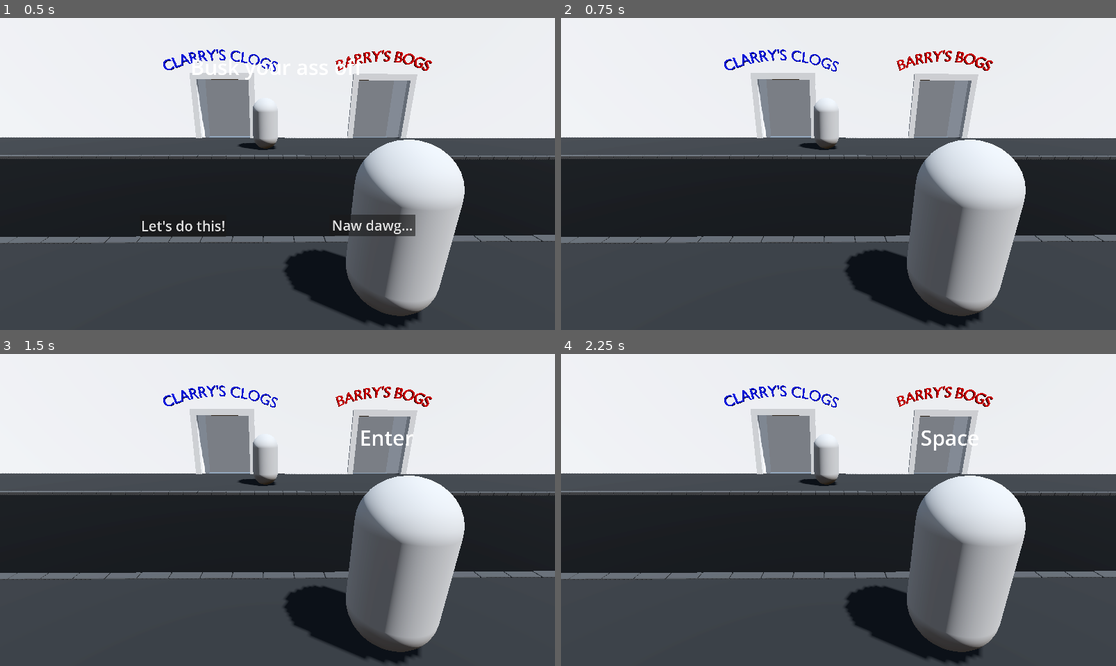
Above: before the commit, frames 1-4 (two rows, left to right).
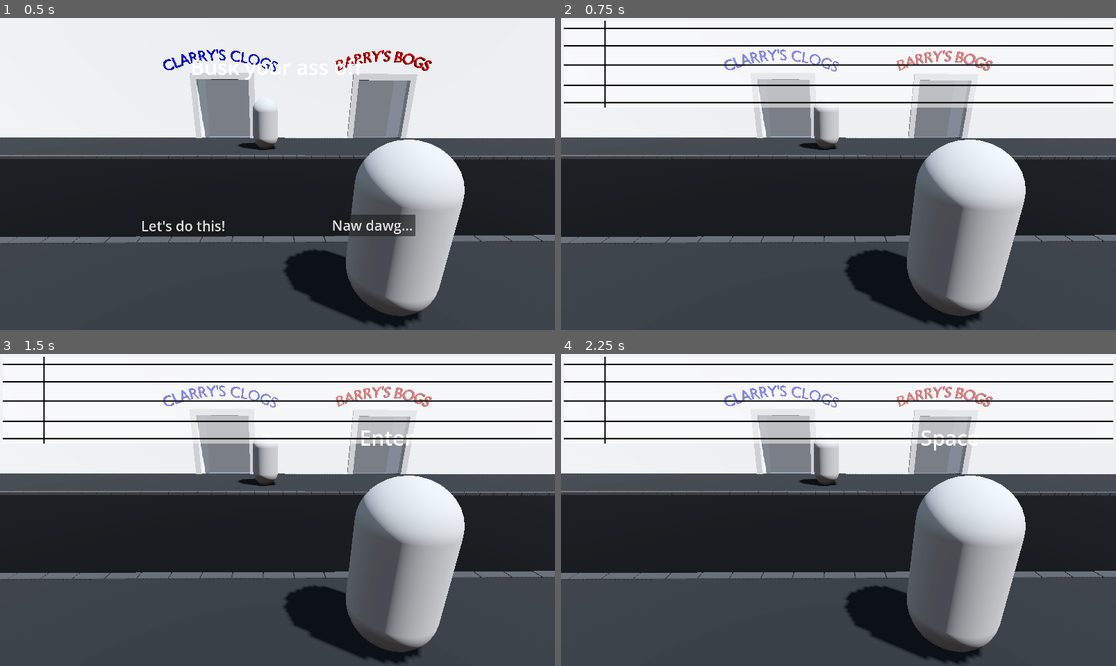
Above: after the commit, the same moments.

Repository: Monkeytonk115/ggj24-walking-sim
Game: Godot game, scene res://main.tscn
The game is run twice, just before and just after one commit, with the same random seed, the same clock (stepped at 60 frames per second) and the same inputs.
Inputs:
- Up to frame 1 (0.5 s): no input
- Up to frame 2 (0.75 s): click "Let's do this!" at 0.5 s
- Up to frame 3 (1.5 s): tap Enter at 1.25 s
- Up to frame 4 (2.25 s): tap Space at 2 s

Frame 1 is identical in both runs. In frame 2, 5.7% of the frame differs, in the area x 0-100%, y 0-29%; in frame 3, 5.6%; in frame 4, 5.6%.

Commit message:
started on moving notes

Diff:
--- /dev/null
+++ b/interface/button_indicator.tscn
@@ -0,0 +1,13 @@
+[gd_scene load_steps=2 format=3 uid="uid://b5t8vgtjabwk2"]
+
+[ext_resource type="Texture2D" uid="uid://cub3jqppe6nx2" path="res://textures/button_a.png" id="1_n3faq"]
+
+[node name="ButtonIndicator" type="TextureRect"]
+anchors_preset = 8
+anchor_left = 0.5
+anchor_top = 0.5
+anchor_right = 0.5
+anchor_bottom = 0.5
+grow_horizontal = 2
+grow_vertical = 2
+texture = ExtResource("1_n3faq")
--- /dev/null
+++ b/interface/notes_slider.gd
@@ -0,0 +1,40 @@
+extends Control
+
+
+const ButtonIndicator = preload("res://interface/button_indicator.tscn")
+
+@export var button_1 : Texture2D
+@export var button_2 : Texture2D
+@export var button_3 : Texture2D
+@export var button_4 : Texture2D
+
+@onready var _buttons = []
+
+func _ready():
+	pass
+
+
+func _process(delta):
+	# Move the buttons left
+	for b in $ButtonHolder.get_children():
+		b.position.x = b.position.x - (delta * 240)
+		if b.position.x < 0:
+			b.queue_free()
+
+
+func add_new_button(pos : int) -> void:
+	var new_button = ButtonIndicator.instantiate()
+	new_button.position.x = 1900
+	if pos == 1:
+		new_button.position.y = 50
+		new_button.texture = button_1
+	if pos == 2:
+		new_button.position.y = 120
+		new_button.texture = button_2
+	if pos == 3:
+		new_button.position.y = 190
+		new_button.texture = button_3
+	if pos == 4:
+		new_button.position.y = 250
+		new_button.texture = button_4
+	$ButtonHolder.add_child(new_button)
--- /dev/null
+++ b/interface/notes_slider.tscn
@@ -0,0 +1,43 @@
+[gd_scene load_steps=7 format=3 uid="uid://doycwkgn55wm6"]
+
+[ext_resource type="Script" path="res://interface/notes_slider.gd" id="1_p4quk"]
+[ext_resource type="Texture2D" uid="uid://wg8nkmhkiis3" path="res://textures/4stave.png" id="2_di3sk"]
+[ext_resource type="Texture2D" uid="uid://cub3jqppe6nx2" path="res://textures/button_a.png" id="2_k1bxg"]
+[ext_resource type="Texture2D" uid="uid://6r0pgaq4j1y1" path="res://textures/button_s.png" id="3_aoqlw"]
+[ext_resource type="Texture2D" uid="uid://bl3yc7we6wtgi" path="res://textures/button_d.png" id="4_5k1vv"]
+[ext_resource type="Texture2D" uid="uid://b4jy6loiwy2o8" path="res://textures/button_f.png" id="5_j5hsp"]
+
+[node name="NotesSlider" type="Control"]
+layout_mode = 3
+anchors_preset = 15
+anchor_right = 1.0
+anchor_bottom = 1.0
+offset_left = 10.0
+offset_top = 10.0
+offset_right = -10.0
+offset_bottom = -770.0
+grow_horizontal = 2
+grow_vertical = 2
+mouse_filter = 2
+script = ExtResource("1_p4quk")
+button_1 = ExtResource("2_k1bxg")
+button_2 = ExtResource("3_aoqlw")
+button_3 = ExtResource("4_5k1vv")
+button_4 = ExtResource("5_j5hsp")
+
+[node name="Background" type="TextureRect" parent="."]
+layout_mode = 1
+anchors_preset = 15
+anchor_right = 1.0
+anchor_bottom = 1.0
+grow_horizontal = 2
+grow_vertical = 2
+texture = ExtResource("2_di3sk")
+
+[node name="ButtonHolder" type="Control" parent="."]
+layout_mode = 1
+anchors_preset = 15
+anchor_right = 1.0
+anchor_bottom = 1.0
+grow_horizontal = 2
+grow_vertical = 2
--- a/main.gd
+++ b/main.gd
@@ -12,7 +12,8 @@
 
 
 func _on_main_menu_start_game():
-	pass # Replace with function body.
+	$NotesSlider.show()
+	$Timer.start()
 
 
 func _input(event):
@@ -20,8 +21,13 @@
 		# Show the main menu when pressing escape
 		if event.keycode == KEY_ESCAPE:
 			$MainMenu.show()
+			$NotesSlider.hide()
 		# Otherwise pass the key to the debug visual
 		if event.pressed:
 			var text = OS.get_keycode_string(event.keycode)
 			print(text)
 			$DebugVisualPrompt.update_text(text)
+
+
+func _on_timer_timeout():
+	$NotesSlider.add_new_button(randi_range(1,4))
--- a/main.tscn
+++ b/main.tscn
@@ -1,11 +1,12 @@
-[gd_scene load_steps=10 format=3 uid="uid://dtfwac13qj7mm"]
+[gd_scene load_steps=11 format=3 uid="uid://dtfwac13qj7mm"]
 
 [ext_resource type="Script" path="res://main.gd" id="1_fkddq"]
 [ext_resource type="PackedScene" uid="uid://llqsrrlds7hd" path="res://scenes/road.tscn" id="1_r37c3"]
 [ext_resource type="PackedScene" uid="uid://dw1mtcytlm6ue" path="res://scenes/humanoid.tscn" id="2_v3edw"]
 [ext_resource type="PackedScene" uid="uid://bmtiuhi3cudxy" path="res://interface/main_menu.tscn" id="3_6imo6"]
 [ext_resource type="PackedScene" uid="uid://cwjwy7gtx1i3m" path="res://interface/debug_visual_prompt.tscn" id="4_yun4g"]
-[ext_resource type="PackedScene" uid="uid://dty8dgj8mybao" path="res://scenes/newroad.tscn" id="6_amfe8"]
+[ext_resource type="PackedScene" path="res://scenes/newroad.tscn" id="6_amfe8"]
+[ext_resource type="PackedScene" uid="uid://doycwkgn55wm6" path="res://interface/notes_slider.tscn" id="7_pdvva"]
 
 [sub_resource type="ProceduralSkyMaterial" id="ProceduralSkyMaterial_j5vxl"]
 sky_horizon_color = Color(0.64625, 0.65575, 0.67075, 1)
@@ -51,4 +52,11 @@
 [node name="Newroad" parent="." instance=ExtResource("6_amfe8")]
 transform = Transform3D(-1.09278e-08, 0, -0.25, 0, 0.25, 0, 0.25, 0, -1.09278e-08, 2.559, 0, 0)
 
+[node name="NotesSlider" parent="." instance=ExtResource("7_pdvva")]
+visible = false
+
+[node name="Timer" type="Timer" parent="."]
+wait_time = 0.7
+
 [connection signal="start_game" from="MainMenu" to="." method="_on_main_menu_start_game"]
+[connection signal="timeout" from="Timer" to="." method="_on_timer_timeout"]
Binary file added: textures/4stave.png
Not shown, added: textures/4stave.png.import
Binary file added: textures/button_a.png
Not shown, added: textures/button_a.png.import
Binary file added: textures/button_d.png
Not shown, added: textures/button_d.png.import
Binary file added: textures/button_f.png
Not shown, added: textures/button_f.png.import
Binary file added: textures/button_s.png
Not shown, added: textures/button_s.png.import
